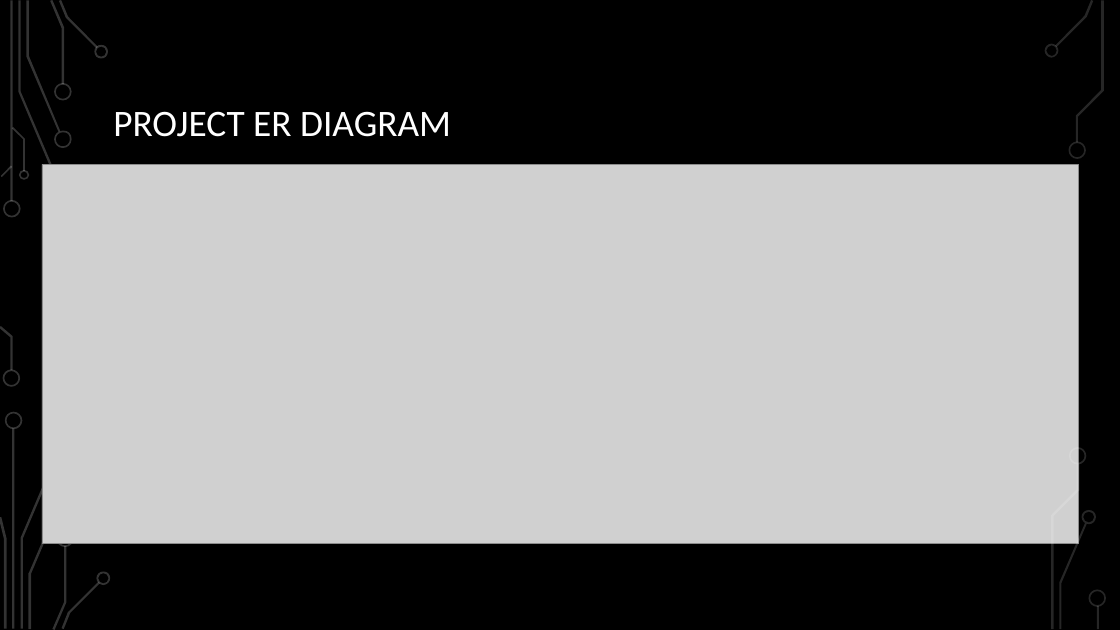
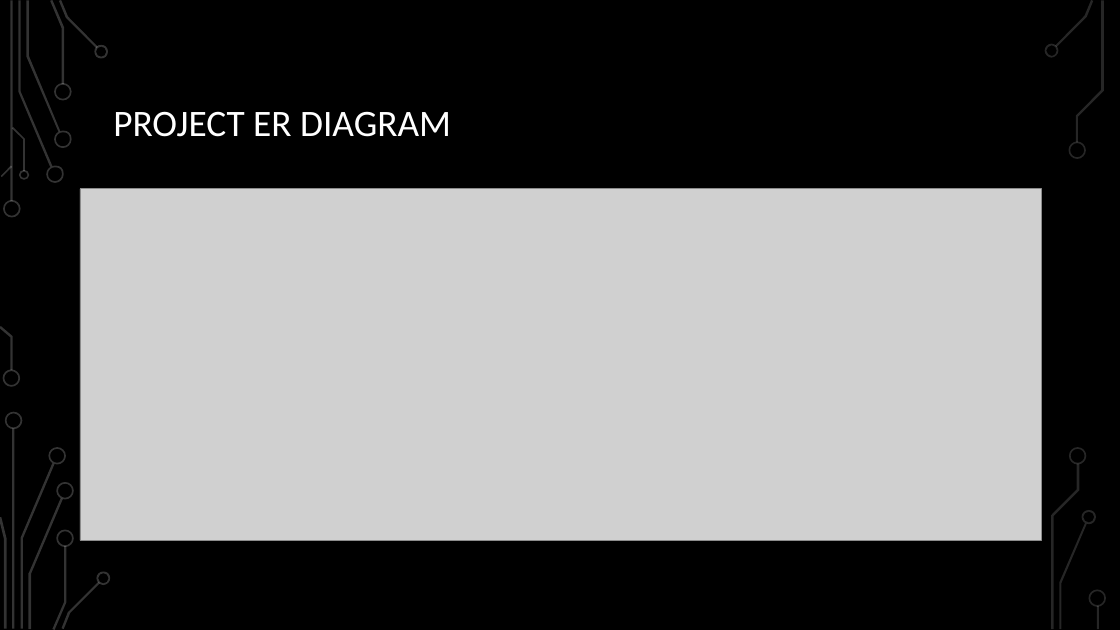
Before and after one commit to cylissama/dbms_project, a slide deck: slide 4 of DBMS_PROJECT.pptx. Drawn at 1120x630 pixels with LibreOffice and Linux fonts; fonts in the diff are those of the drawing; grey boxes stand for pictures; background and template pictures are left out. Boxes give left, top, right and bottom in pixels: in the first picture for what was removed or moved away, otherwise in the second. Text is boxed around its words. In the diff, an @@ line names an element or a change of style, - is before the commit and + after.

```diff
--- a/DBMS_PROJECT.pptx
+++ b/DBMS_PROJECT.pptx
@@ picture resized from (x1=42, y1=165, x2=1079, y2=544) to (x1=80, y1=189, x2=1041, y2=541) @@
@@ freeform shape added at (x1=49, y1=447, x2=66, y2=465), fill #FFFFFF at 20% opacity @@
@@ freeform shape added at (x1=56, y1=482, x2=74, y2=500), fill #FFFFFF at 20% opacity @@
```
Also in this commit, not shown: 5 other files.
